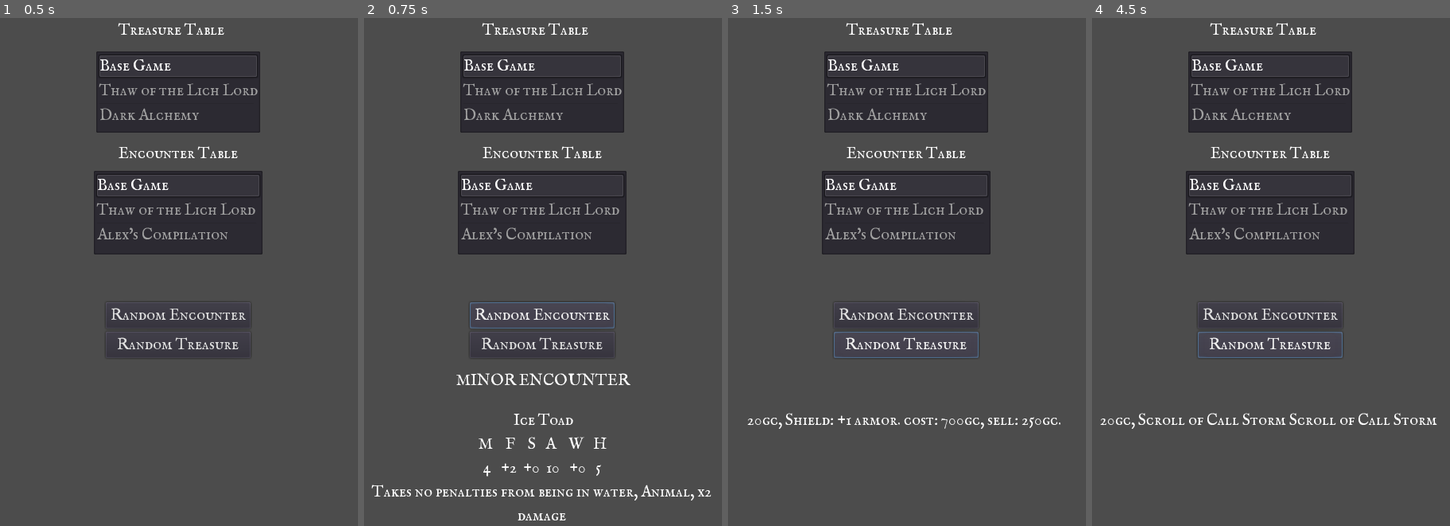
Above: before the commit, frames 1-4 (left to right).
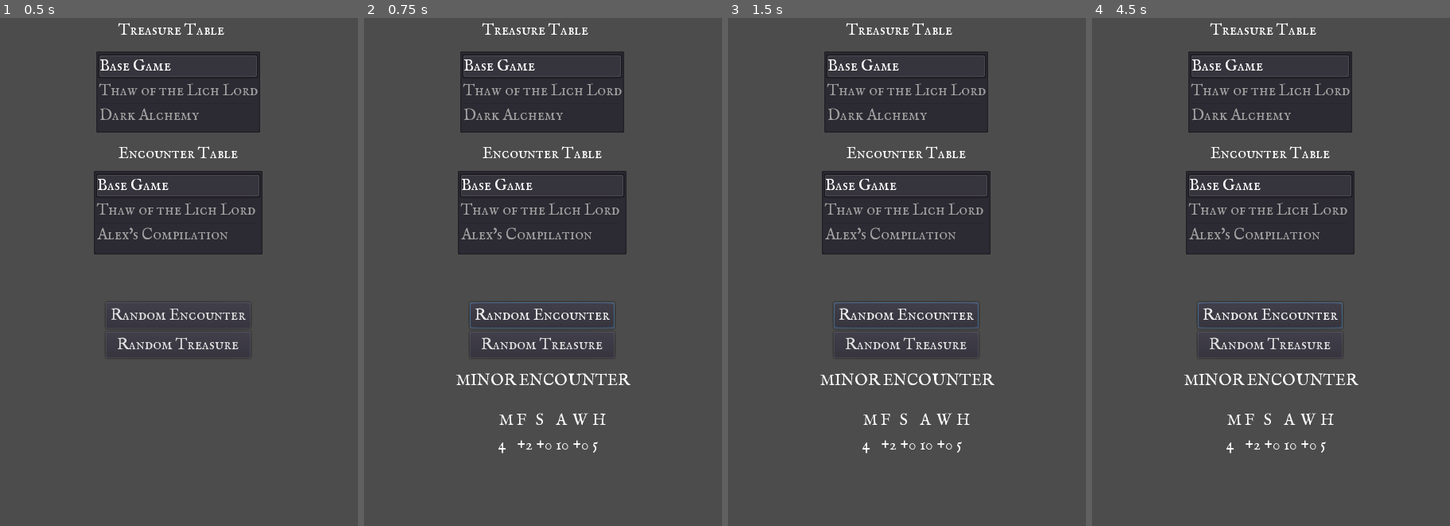
Above: after the commit, the same moments.

Repository: the-alex-g/Frostgrave_Treasure_Randomizer
Game: Godot game, scene res://Main.tscn
Two runs of this game, one before a commit and one after it. Both use one fixed random seed, a clock stepped at 60 frames per second and the inputs below.
Inputs:
- Up to frame 1 (0.5 s): no input
- Up to frame 2 (0.75 s): click "Random Encounter" at 0.5 s
- Up to frame 3 (1.5 s): click "Random Treasure" at 1.25 s
- Up to frame 4 (4.5 s): click "Random Encounter" at 2 s; click "Random Treasure" at 2.75 s; click "Random Encounter" at 3.5 s; click "Random Treasure" at 4.25 s

Frame 1 is identical in both runs. In frame 2, 1.4% of the frame differs, in the area x 2-97%, y 77-99%; in frame 3, 1.5%; in frame 4, 1.6%, in the area x 2-97%, y 55-86%.

Commit message:
Add grid stats table

Diff:
--- a/project/Main.gd
+++ b/project/Main.gd
@@ -226,6 +226,9 @@
 }
 var _treasure_table = TTable.BASE
 var _encounter_table = ETable.BASE
+onready var _encounter := $EncounterItems
+onready var _treasure := $TreasureLabel
+onready var _elevel := $EncounterItems/EncounterStrength
 
 func _ready():
 	randomize()
@@ -233,7 +236,8 @@
 	$EncouterTables.select(0)
 
 func _on_TreasureButton_pressed():
-	$EncounterStrength.text = ""
+	_encounter.hide()
+	_treasure.show()
 	var you_found := ""
 	var treasure := []
 	if _treasure_table != TTable.LICH:
@@ -330,6 +334,8 @@
 		_encounter_table = ETable.COMP
 
 func _on_Monster_pressed():
+	_encounter.show()
+	_treasure.hide()
 	var table:Dictionary
 	match _encounter_table:
 		ETable.BASE:
@@ -346,7 +352,7 @@
 		level = "major"
 	else:
 		level = "medium"
-	$EncounterStrength.text = level.to_upper()+" ENCOUNTER"
+	_elevel.text = level.to_upper()+" ENCOUNTER"
 	var level_table:Array = table[level]
 	var die_size = level_table.size()
 	var monster_name:String = level_table[d(die_size)]
@@ -364,7 +370,9 @@
 		elif search_for.ends_with("s"):
 			search_for.erase(search_for.length()-1, 1)
 		var monster:Dictionary = _monsters[search_for]
-		$Results.text = qty+" "+monster_name+"\n"+"M    F    S   A    W   H\n"+monster["M"]+"   "+monster["F"]+"  "+monster["S"]+"  "+monster["A"]+"   "+monster["W"]+"   "+monster["H"]+"\n"+monster["notes"]
+		var stats := ["M", "F", "S", "A", "W", "H"]
+		for stat in stats:
+			get_node("EncounterItems/GridContainer/"+stat).text = monster[stat]
 
 func get_last(string:String)->String:
 	var last_char := ""
--- a/project/Main.tscn
+++ b/project/Main.tscn
@@ -15,7 +15,8 @@
 "_edit_use_anchors_": false
 }
 
-[node name="Results" type="Label" parent="."]
+[node name="TreasureLabel" type="Label" parent="."]
+visible = false
 anchor_left = 0.5
 anchor_top = 0.5
 anchor_right = 0.5
@@ -120,7 +121,15 @@
 "_edit_use_anchors_": false
 }
 
-[node name="EncounterStrength" type="Label" parent="."]
+[node name="EncounterItems" type="Control" parent="."]
+visible = false
+anchor_right = 1.0
+anchor_bottom = 1.0
+__meta__ = {
+"_edit_use_anchors_": false
+}
+
+[node name="EncounterStrength" type="Label" parent="EncounterItems"]
 anchor_left = 0.5
 anchor_top = 0.5
 anchor_right = 0.5
@@ -135,6 +144,118 @@
 __meta__ = {
 "_edit_use_anchors_": false
 }
+
+[node name="Notes" type="Label" parent="EncounterItems"]
+anchor_left = 0.5
+anchor_top = 0.5
+anchor_right = 0.5
+anchor_bottom = 0.5
+margin_left = -224.0
+margin_top = 200.0
+margin_right = 225.0
+margin_bottom = 400.0
+custom_fonts/font = ExtResource( 2 )
+align = 1
+valign = 1
+__meta__ = {
+"_edit_use_anchors_": false
+}
+
+[node name="GridContainer" type="GridContainer" parent="EncounterItems"]
+anchor_left = 0.5
+anchor_top = 0.5
+anchor_right = 0.5
+anchor_bottom = 0.5
+margin_left = -55.0
+margin_top = 100.0
+margin_right = 55.0
+margin_bottom = 29.0
+columns = 6
+__meta__ = {
+"_edit_use_anchors_": false
+}
+
+[node name="Mheader" type="Label" parent="EncounterItems/GridContainer"]
+margin_right = 19.0
+margin_bottom = 27.0
+custom_fonts/font = ExtResource( 2 )
+text = "M"
+
+[node name="Fheader" type="Label" parent="EncounterItems/GridContainer"]
+margin_left = 23.0
+margin_right = 35.0
+margin_bottom = 27.0
+custom_fonts/font = ExtResource( 2 )
+text = "F"
+
+[node name="Sheader" type="Label" parent="EncounterItems/GridContainer"]
+margin_left = 39.0
+margin_right = 49.0
+margin_bottom = 27.0
+custom_fonts/font = ExtResource( 2 )
+text = "S"
+
+[node name="Aheader" type="Label" parent="EncounterItems/GridContainer"]
+margin_left = 53.0
+margin_right = 66.0
+margin_bottom = 27.0
+custom_fonts/font = ExtResource( 2 )
+text = "A"
+
+[node name="Wheader" type="Label" parent="EncounterItems/GridContainer"]
+margin_left = 70.0
+margin_right = 89.0
+margin_bottom = 27.0
+custom_fonts/font = ExtResource( 2 )
+text = "W"
+
+[node name="Hheader" type="Label" parent="EncounterItems/GridContainer"]
+margin_left = 93.0
+margin_right = 110.0
+margin_bottom = 27.0
+custom_fonts/font = ExtResource( 2 )
+text = "H"
+
+[node name="M" type="Label" parent="EncounterItems/GridContainer"]
+margin_top = 31.0
+margin_right = 19.0
+margin_bottom = 58.0
+custom_fonts/font = ExtResource( 2 )
+
+[node name="F" type="Label" parent="EncounterItems/GridContainer"]
+margin_left = 23.0
+margin_top = 31.0
+margin_right = 35.0
+margin_bottom = 58.0
+custom_fonts/font = ExtResource( 2 )
+
+[node name="S" type="Label" parent="EncounterItems/GridContainer"]
+margin_left = 39.0
+margin_top = 31.0
+margin_right = 49.0
+margin_bottom = 58.0
+custom_fonts/font = ExtResource( 2 )
+
+[node name="A" type="Label" parent="EncounterItems/GridContainer"]
+margin_left = 53.0
+margin_top = 31.0
+margin_right = 66.0
+margin_bottom = 58.0
+custom_fonts/font = ExtResource( 2 )
+
+[node name="W" type="Label" parent="EncounterItems/GridContainer"]
+margin_left = 70.0
+margin_top = 31.0
+margin_right = 89.0
+margin_bottom = 58.0
+custom_fonts/font = ExtResource( 2 )
+
+[node name="H" type="Label" parent="EncounterItems/GridContainer"]
+margin_left = 93.0
+margin_top = 31.0
+margin_right = 110.0
+margin_bottom = 58.0
+custom_fonts/font = ExtResource( 2 )
 [connection signal="item_selected" from="TreasureTables" to="." method="_on_ItemList_item_selected"]
 [connection signal="pressed" from="Buttons/Monster" to="." method="_on_Monster_pressed"]
 [connection signal="pressed" from="Buttons/Treasure" to="." method="_on_TreasureButton_pressed"]
